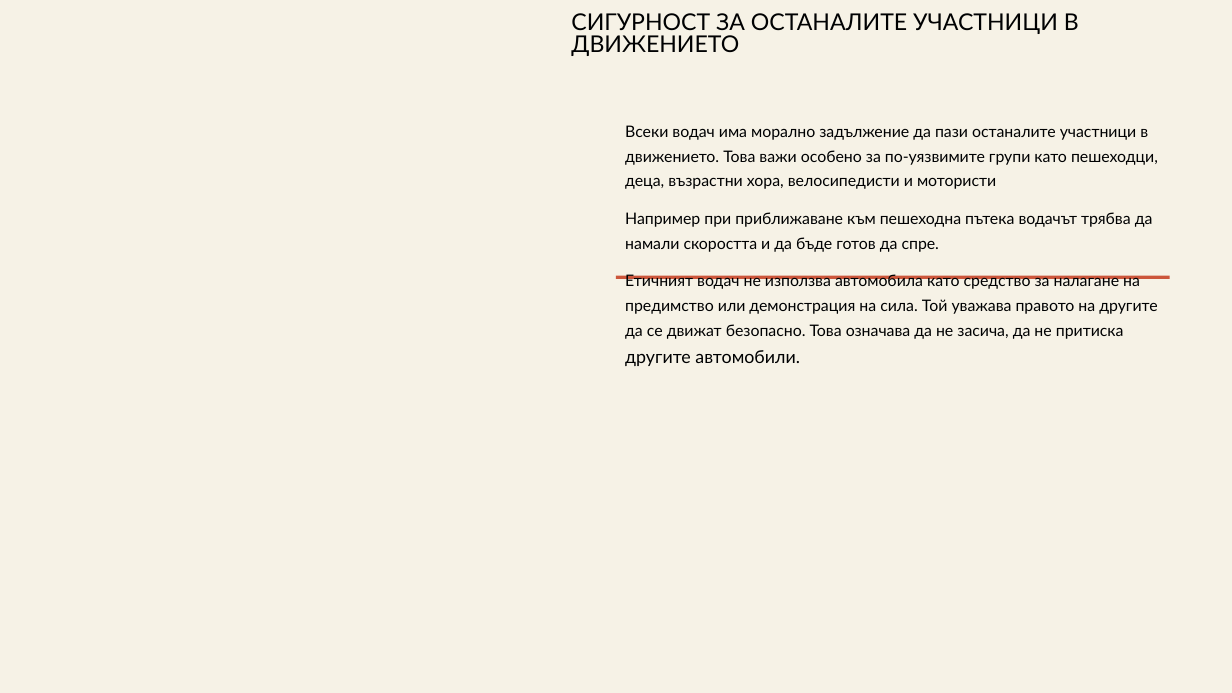
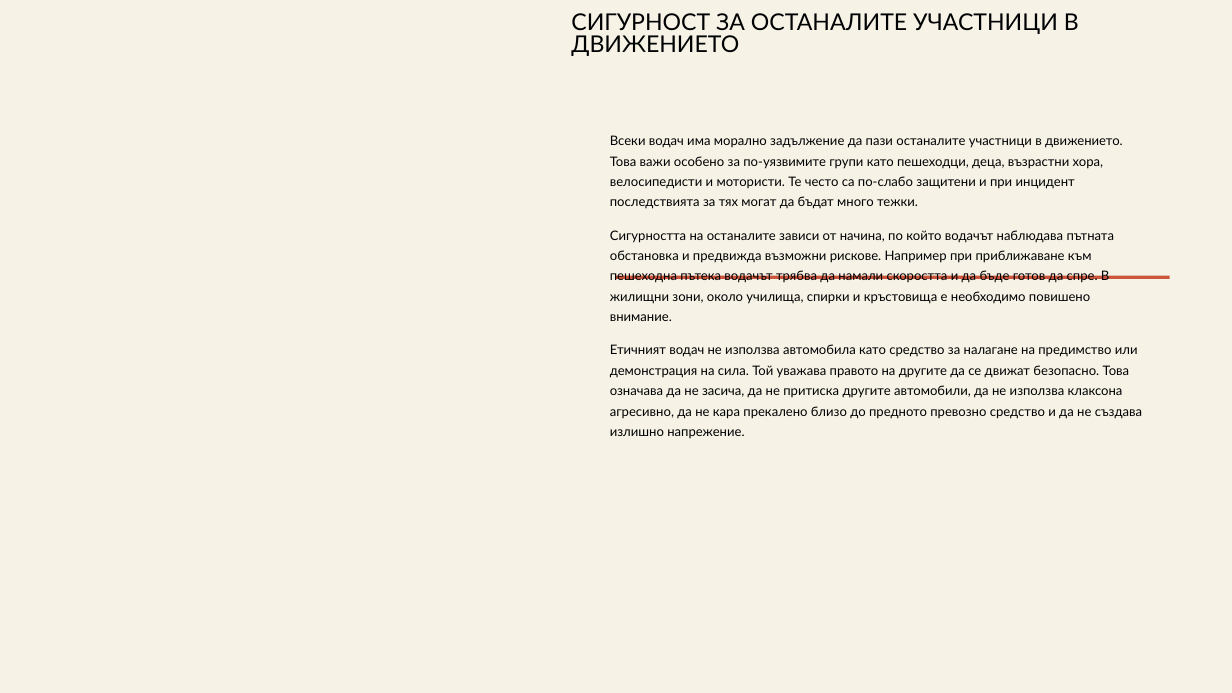
Before and after one commit to Mufonstars79/library753, a slide deck: slide 5 of files/pedagogika/Етика на водача Презентация.odp. Drawn at 1232x693 pixels with LibreOffice and Linux fonts; fonts in the diff are those of the drawing; grey boxes stand for pictures. Boxes give left, top, right and bottom in pixels: in the first picture for what was removed or moved away, otherwise in the second. Text is boxed around its words. In the diff, an @@ line names an element or a change of style, - is before the commit and + after.

Commit message:
Sync: Етика на водача Презентация.odp

```diff
--- a/files/pedagogika/Етика на водача Презентация.odp
+++ b/files/pedagogika/Етика на водача Презентация.odp
@@ text at box(610, 135, 1142, 419): text changed; size 12.4 to 10.2 pt @@
-Всеки водач има морално задължение да пази останалите участници в движението. Това важи особено за по-уязвимите групи като пешеходци, деца, възрастни хора, велосипедисти и мотористи
-Например при приближаване към пешеходна пътека водачът трябва да намали скоростта и да бъде готов да спре.
-Етичният водач не използва автомобила като средство за налагане на предимство или демонстрация на сила. Той уважава правото на другите да се движат безопасно. Това означава да не засича, да не притиска другите автомобили.
+Всеки водач има морално задължение да пази останалите участници в движението. Това важи особено за по-уязвимите групи като пешеходци, деца, възрастни хора, велосипедисти и мотористи. Те често са по-слабо защитени и при инцидент последствията за тях могат да бъдат много тежки.
+Сигурността на останалите зависи от начина, по който водачът наблюдава пътната обстановка и предвижда възможни рискове. Например при приближаване към пешеходна пътека водачът трябва да намали скоростта и да бъде готов да спре. В жилищни зони, около училища, спирки и кръстовища е необходимо повишено внимание.
+Етичният водач не използва автомобила като средство за налагане на предимство или демонстрация на сила. Той уважава правото на другите да се движат безопасно. Това означава да не засича, да не притиска другите автомобили, да не използва клаксона агресивно, да не кара прекалено близо до предното превозно средство и да не създава излишно напрежение.
```
Also in this commit, not shown: 7 other slides changed.
